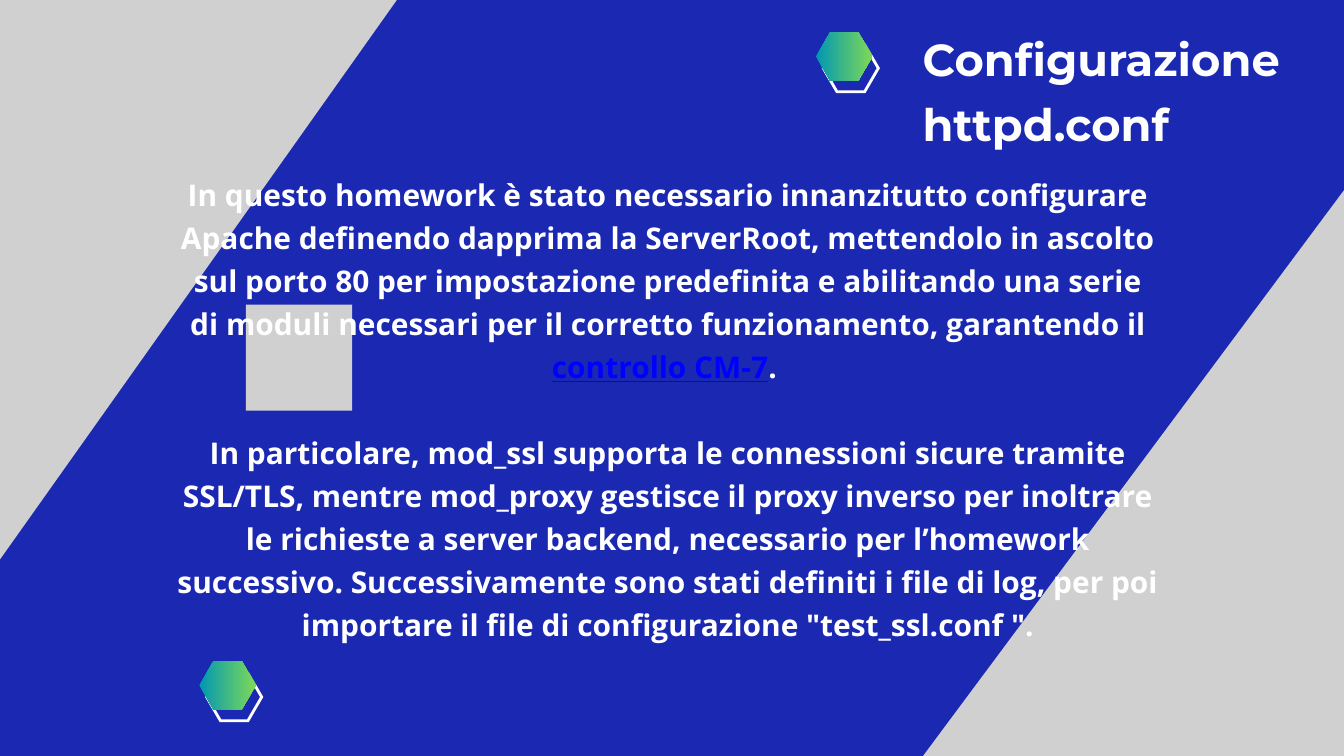
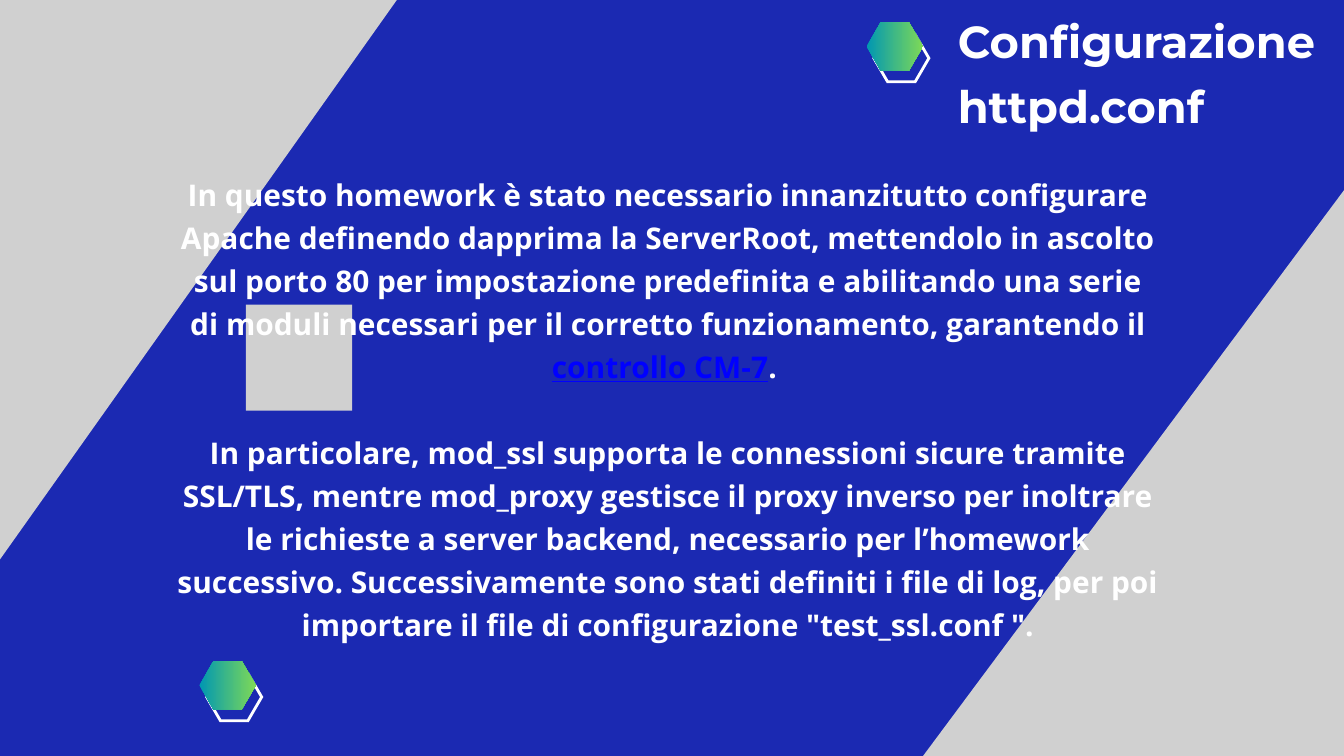
Before and after one commit to GiadaOttaiano/SystemSecurity, a slide deck: slide 15 of SystemSecurity.pptx. Drawn at 1344x756 pixels with LibreOffice and Linux fonts; fonts in the diff are those of the drawing; grey boxes stand for pictures. Boxes give left, top, right and bottom in pixels: in the first picture for what was removed or moved away, otherwise in the second. Text is boxed around its words. In the diff, an @@ line names an element or a change of style, - is before the commit and + after.

```diff
--- a/SystemSecurity.pptx
+++ b/SystemSecurity.pptx
@@ freeform shape: place and size @@
-freeform shape at bbox=[816, 32, 872, 81]
+freeform shape at bbox=[867, 22, 923, 71]
@@ text "Configurazione httpd.conf": place and size @@
-text "Configurazione httpd.conf" at bbox=[923, 40, 1280, 150]
+text "Configurazione httpd.conf" at bbox=[958, 22, 1315, 132]
@@ freeform shape: place and size @@
-freeform shape at bbox=[823, 44, 878, 91]
+freeform shape at bbox=[874, 34, 929, 81]
```
Also in this commit, not shown: 8 other slides changed, 17 slides added, 1 slide removed.
